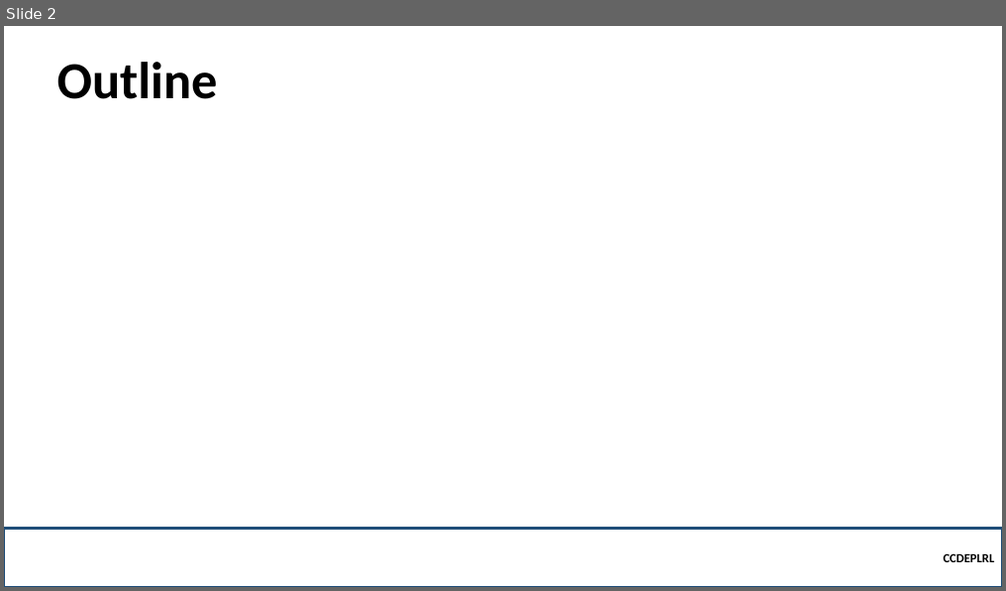
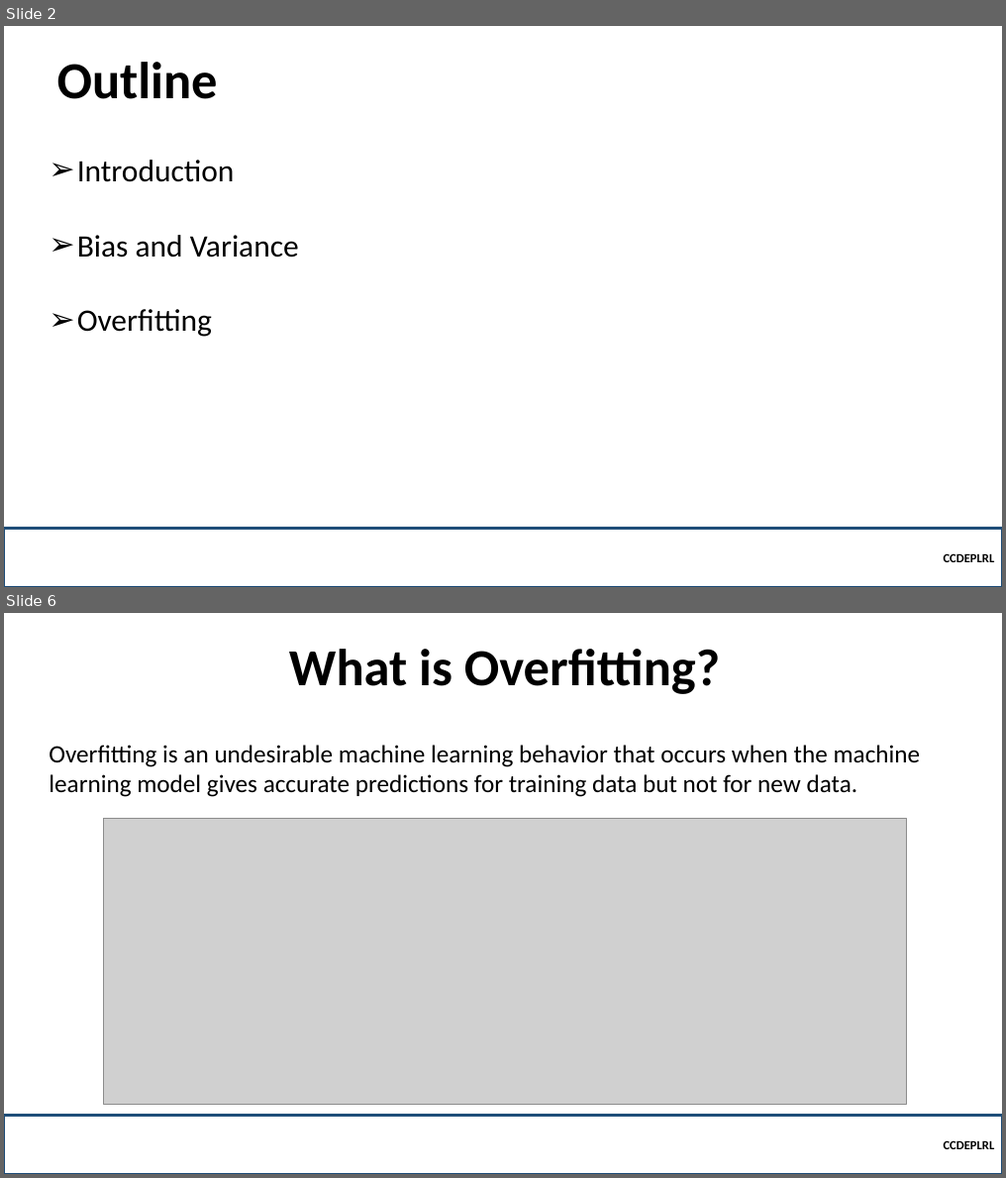
Before and after one commit to robitussin/CCDEPLRL, a slide deck: Week 3 - Neural Networks in Practice/Overfitting.pptx. Shown one above the other, each under a label of ours: slide 2 before the commit, slides 2 and 6 after it; the slides between them are not shown. The pictures are 1006x591 and 1006x1178 pixels, drawn with LibreOffice and Linux fonts; fonts in the diff are those of the drawing; grey boxes stand for pictures; background and template pictures are left out. Boxes give left, top, right and bottom in pixels: in the first picture for what was removed or moved away, otherwise in the second. Text is boxed around its words. In the diff, an @@ line names an element or a change of style, - is before the commit and + after.

Commit message:
added mini batch and overfitting

```diff
--- a/Week 3 - Neural Networks in Practice/Overfitting.pptx
+++ b/Week 3 - Neural Networks in Practice/Overfitting.pptx
@@ slide 6 added at (x1=4, y1=613, x2=1002, y2=1174), background picture (left out) @@
@@ title added at (x1=289, y1=649, x2=720, y2=694), 50 pt, text #000000, bold @@
+What is Overfitting?
@@ text added at (x1=49, y1=745, x2=921, y2=797), 24 pt, text #000000 @@
+Overfitting is an undesirable machine learning behavior that occurs when the machine learning model gives accurate predictions for training data but not for new data.
@@ picture added at (x1=104, y1=818, x2=906, y2=1104) @@
@@ rectangle added at (x1=4, y1=1115, x2=1002, y2=1174), outline #1F4E79 2.25 pt, 12 pt, text #000000, bold @@
+CCDEPLRL
@@ slide 2 changed as well @@
@@ text added at (x1=77, y1=160, x2=299, y2=337), 30 pt, text #000000 @@
+➢ Introduction
+➢ Bias and Variance
+➢ Overfitting
```
Also in this commit, not shown: 1 other slide changed, 8 other slides added, 2 other files.
